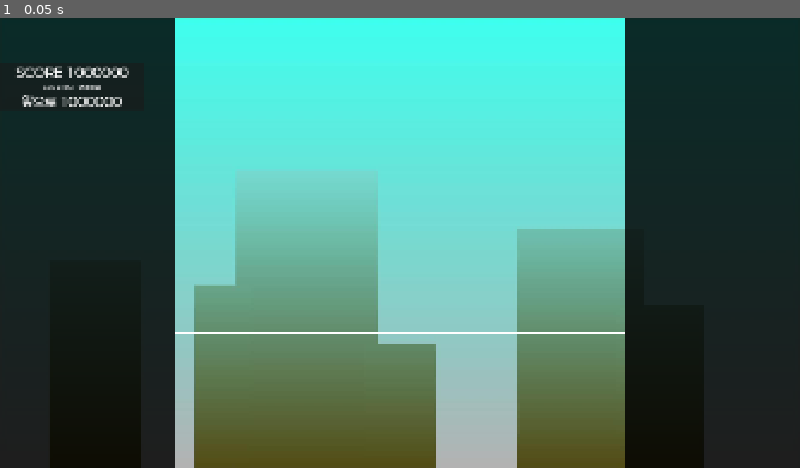
Above: before the commit, frame 1.
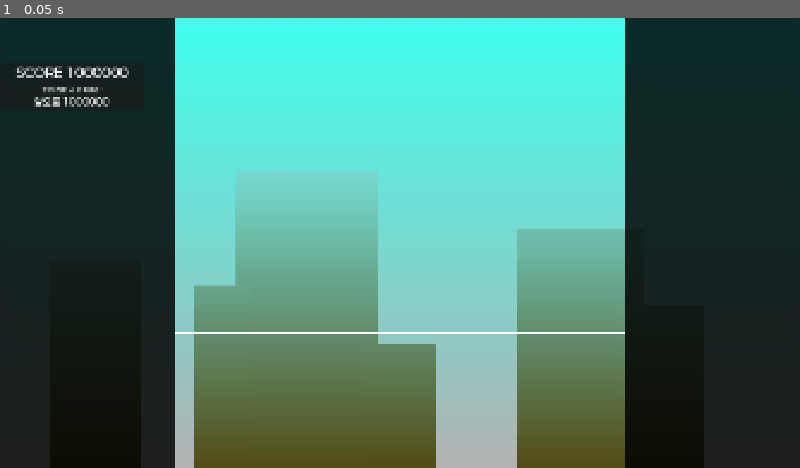
Above: after the commit, the same moment.

Repository: junu192857/Vexatonic-dash-2
Game: Godot game, scene res://Scenes/RhythmScene.tscn
The game is run twice, just before and just after one commit, with the same random seed, the same clock (stepped at 60 frames per second) and the same inputs. This scene is started directly instead of the project's main scene. Sound files missing from this copy of the repository are replaced by a short silence.
Inputs:
- Up to frame 1 (0.05 s): no input

The runs differ from the first frame. In frame 1, 0.3% of the frame differs, in the area x 2-16%, y 14-20%.

Commit message:
무언가수정

Diff:
--- a/vexatonic-dash-2/Scenes/RhythmScene.tscn
+++ b/vexatonic-dash-2/Scenes/RhythmScene.tscn
@@ -160,10 +160,10 @@
 anchor_top = 0.386
 anchor_right = 1.0
 anchor_bottom = 0.614
-offset_top = -0.0040016174
-offset_bottom = 0.0039978027
-theme_override_fonts/font = ExtResource("16_r4r31")
-text = "SSS 미만 시 강제종료"
+offset_top = 8.995998
+offset_bottom = 9.003998
+theme_override_fonts/font = ExtResource("16_r4r31")
+text = "SSS 미만 시 강제종료:"
 horizontal_alignment = 1
 vertical_alignment = 1
 
@@ -176,7 +176,7 @@
 offset_top = 0.039993286
 offset_bottom = 0.051994324
 theme_override_fonts/font = ExtResource("16_r4r31")
-theme_override_font_sizes/font_size = 32
+theme_override_font_sizes/font_size = 24
 text = "앞으로 1000000"
 horizontal_alignment = 1
 vertical_alignment = 1
